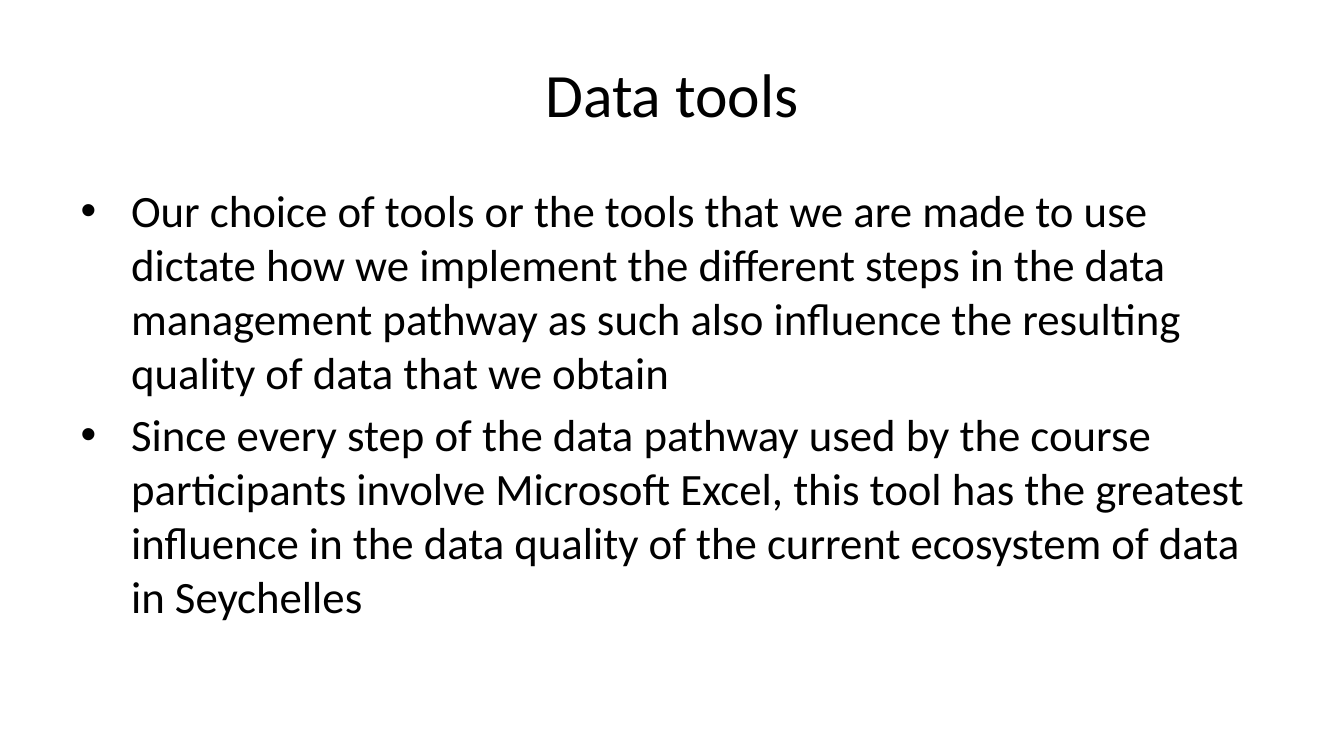
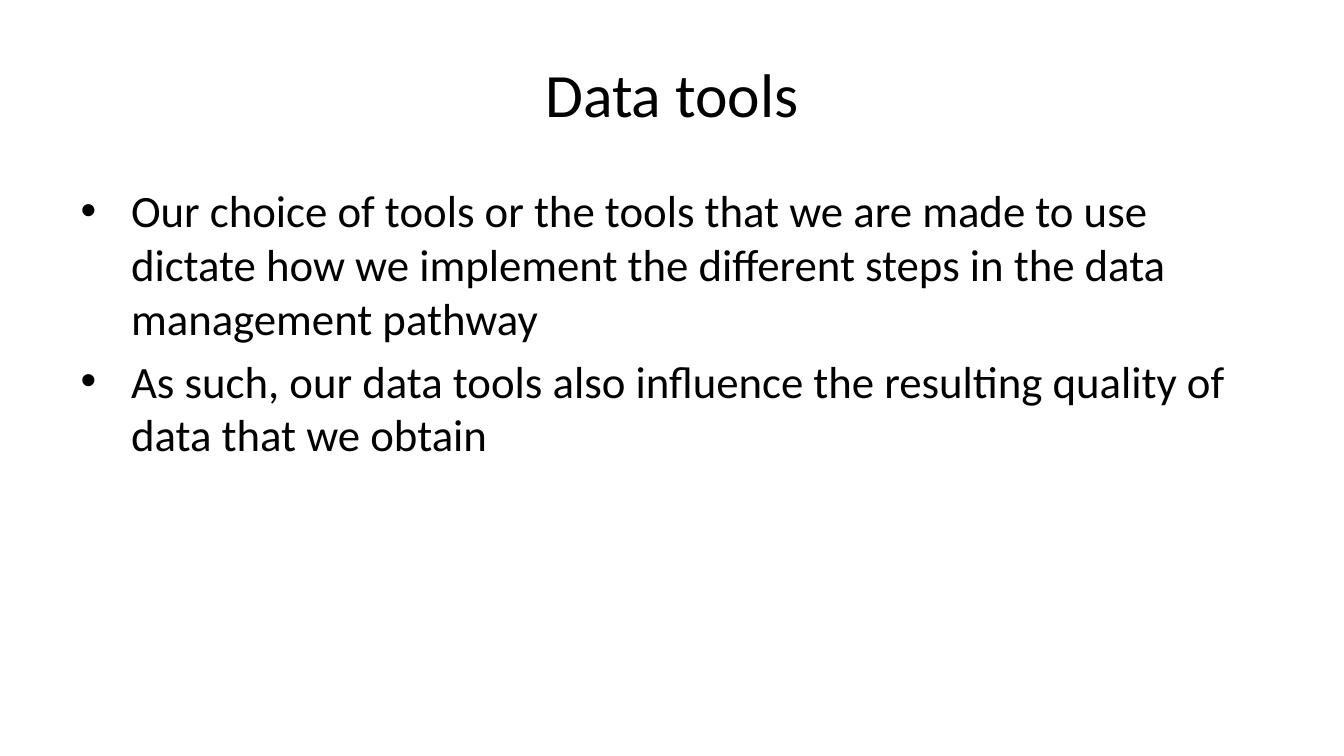
Before and after one commit to tamanh-oxford/capacity-development, a slide deck: slide 32 of data-management/index.pptx. Drawn at 1344x756 pixels with LibreOffice and Linux fonts; fonts in the diff are those of the drawing. Boxes give left, top, right and bottom in pixels: in the first picture for what was removed or moved away, otherwise in the second. Text is boxed around its words. In the diff, an @@ line names an element or a change of style, - is before the commit and + after.

```diff
--- a/data-management/index.pptx
+++ b/data-management/index.pptx
@@ text at box(131, 196, 1224, 452): text changed @@
-• Our choice of tools or the tools that we are made to use dictate how we implement the different steps in the data management pathway as such also influence the resulting quality of data that we obtain
-• Since every step of the data pathway used by the course participants involve Microsoft Excel, this tool has the greatest influence in the data quality of the current ecosystem of data in Seychelles
+• Our choice of tools or the tools that we are made to use dictate how we implement the different steps in the data management pathway
+• As such, our data tools also influence the resulting quality of data that we obtain
```
Also in this commit, not shown: 3 other slides changed, 27 other files.
